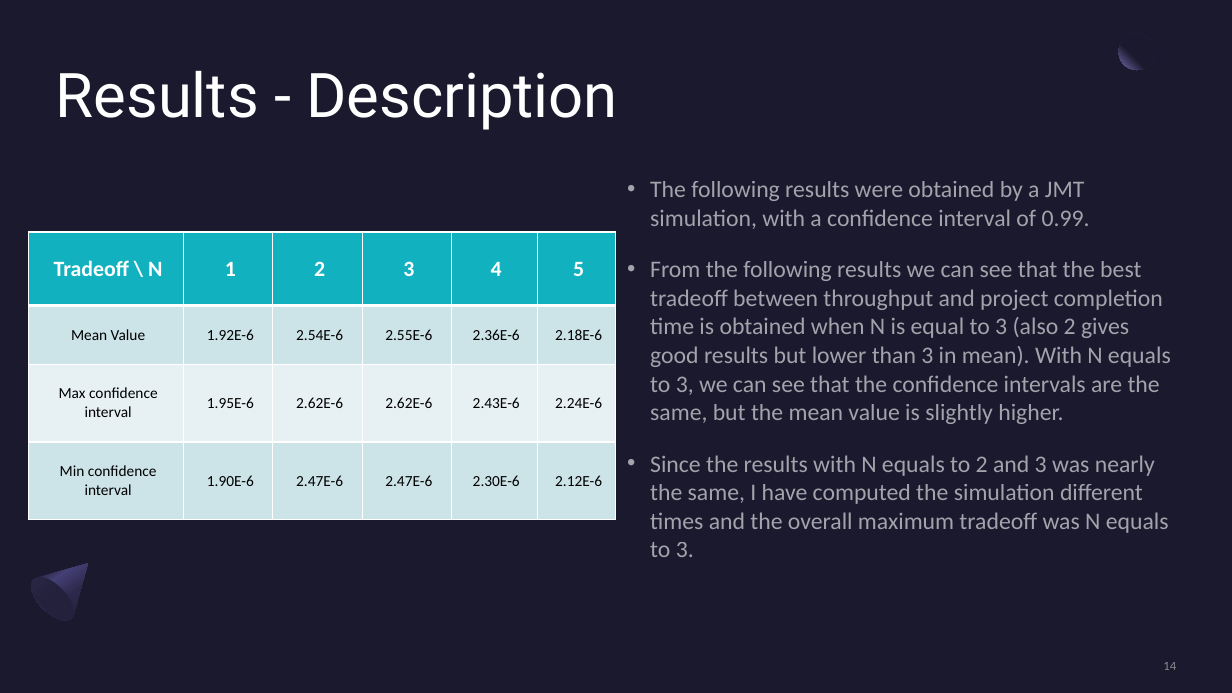
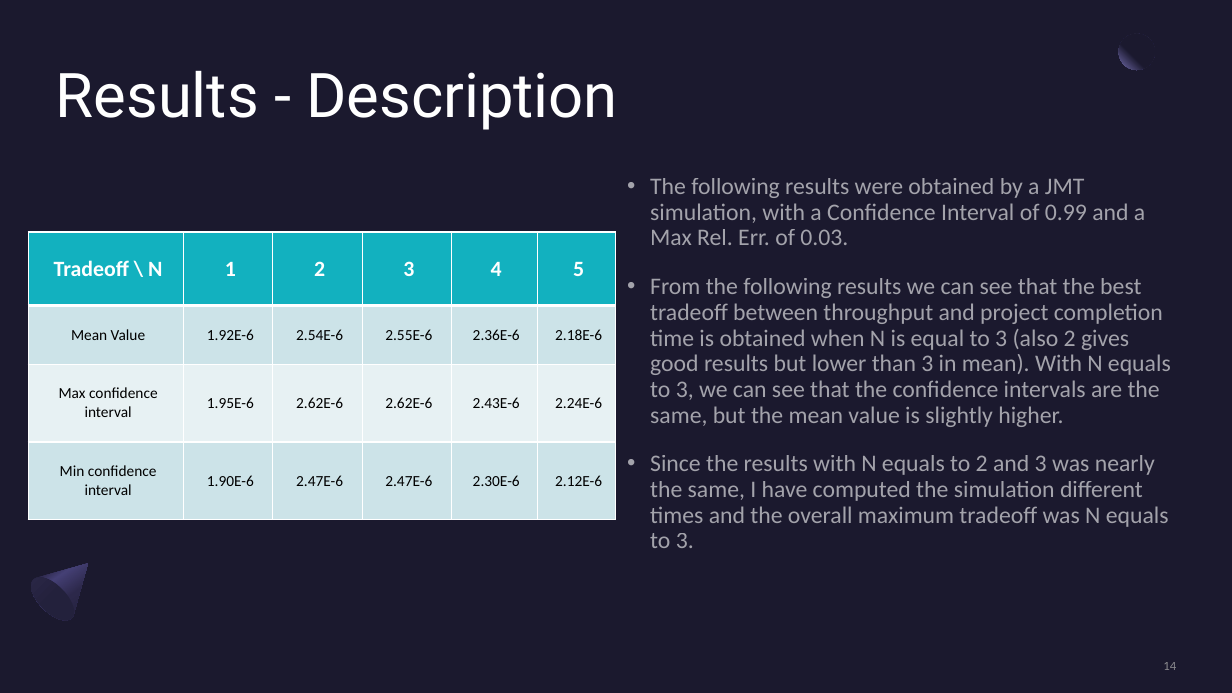
Before and after one commit to TiaSirio/Performance-Evaluation, a slide deck: slide 14 of Project/Project C.pptx. Drawn at 1232x693 pixels with LibreOffice and Linux fonts; fonts in the diff are those of the drawing. Boxes give left, top, right and bottom in pixels: in the first picture for what was removed or moved away, otherwise in the second. Text is boxed around its words. In the diff, an @@ line names an element or a change of style, - is before the commit and + after.

```diff
--- a/Project/Project C.pptx
+++ b/Project/Project C.pptx
@@ text at <box>650,178,1145,245</box>: text changed @@
-• The following results were obtained by a JMT simulation, with a confidence interval of 0.99.
+• The following results were obtained by a JMT simulation, with a Confidence Interval of 0.99 and a Max Rel. Err. of 0.03.
@@ text at <box>650,278,1171,548</box>: line spacing 1 to 0.9 @@
```
Also in this commit, not shown: 2 other slides changed, 3 other files.
